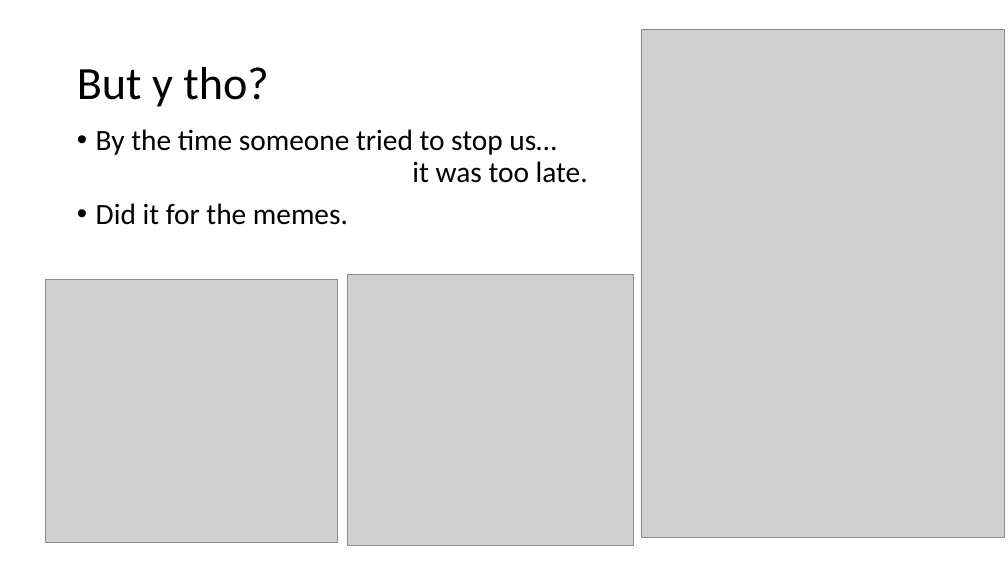
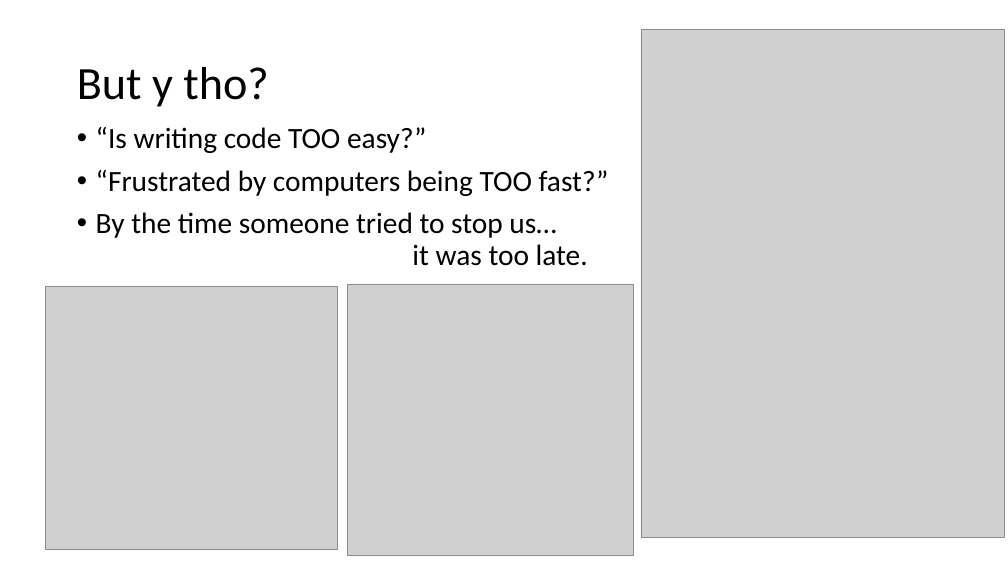
Before and after one commit to cdchoy/ppcc, a slide deck: slide 3 of presentation.pptx. Drawn at 1008x567 pixels with LibreOffice and Linux fonts; fonts in the diff are those of the drawing; grey boxes stand for pictures. Boxes give left, top, right and bottom in pixels: in the first picture for what was removed or moved away, otherwise in the second. Text is boxed around its words. In the diff, an @@ line names an element or a change of style, - is before the commit and + after.

```diff
--- a/presentation.pptx
+++ b/presentation.pptx
@@ text at (96, 127, 609, 196): paragraphs added @@
+• “Is writing code TOO easy?”
+• “Frustrated by computers being TOO fast?”
@@ text at (96, 203, 348, 225): paragraph removed @@
-• Did it for the memes.
@@ picture: place and size @@
-picture at (45, 280, 337, 542)
+picture at (45, 287, 337, 549)
@@ picture: place and size @@
-picture at (348, 274, 634, 545)
+picture at (348, 284, 634, 555)
```
Also in this commit, not shown: 4 other slides changed, 4 slides added, 1 slide removed.
